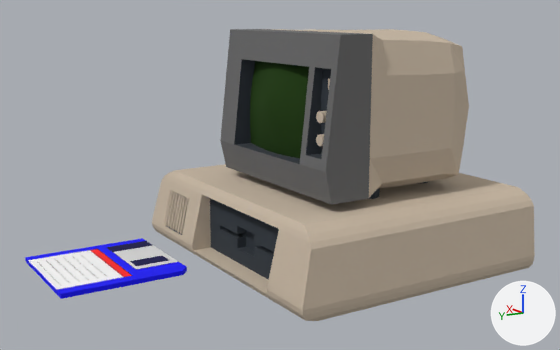
What one commit did to the Blender file assets/beta/computer.blend.
The view is the same before and after, from a 50 mm camera at (-10.94, 5.49, 5.87) aimed at (-1.52, -0.38, 3.49). Lighting does not change. The marker at lower right points along +X, +Y and +Z. The older version comes first.

Objects in the first picture: 'floppy', 'monitor', 'pc'.
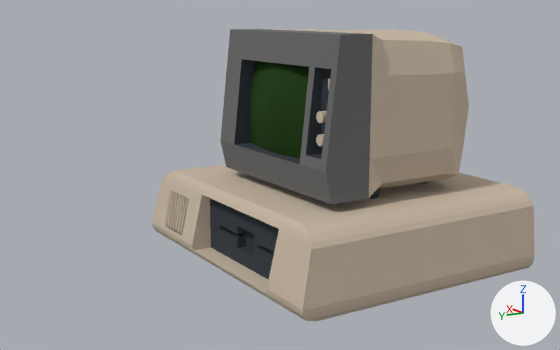
Scene script edits in JSON lines:
```json
{"op": "remove", "block": "ob_floppy", "code": ["ob_floppy = bpy.data.objects.new('floppy', me_куб)", "ob_floppy.location = (-1.352, 2.77, 2.379)", "ob_floppy.rotation_euler = (0.0, -1.571, 1.571)  # degrees (0, -90, 90)", "ob_floppy.scale = (0.395, 0.395, 0.395)"]}
```

Pixel boxes [x1, y1, x2, y2] of what changed, in the pictures (560 x 350 px):
```json
{"object": "floppy", "change": "deleted", "before": [25, 238, 187, 299]}
```
